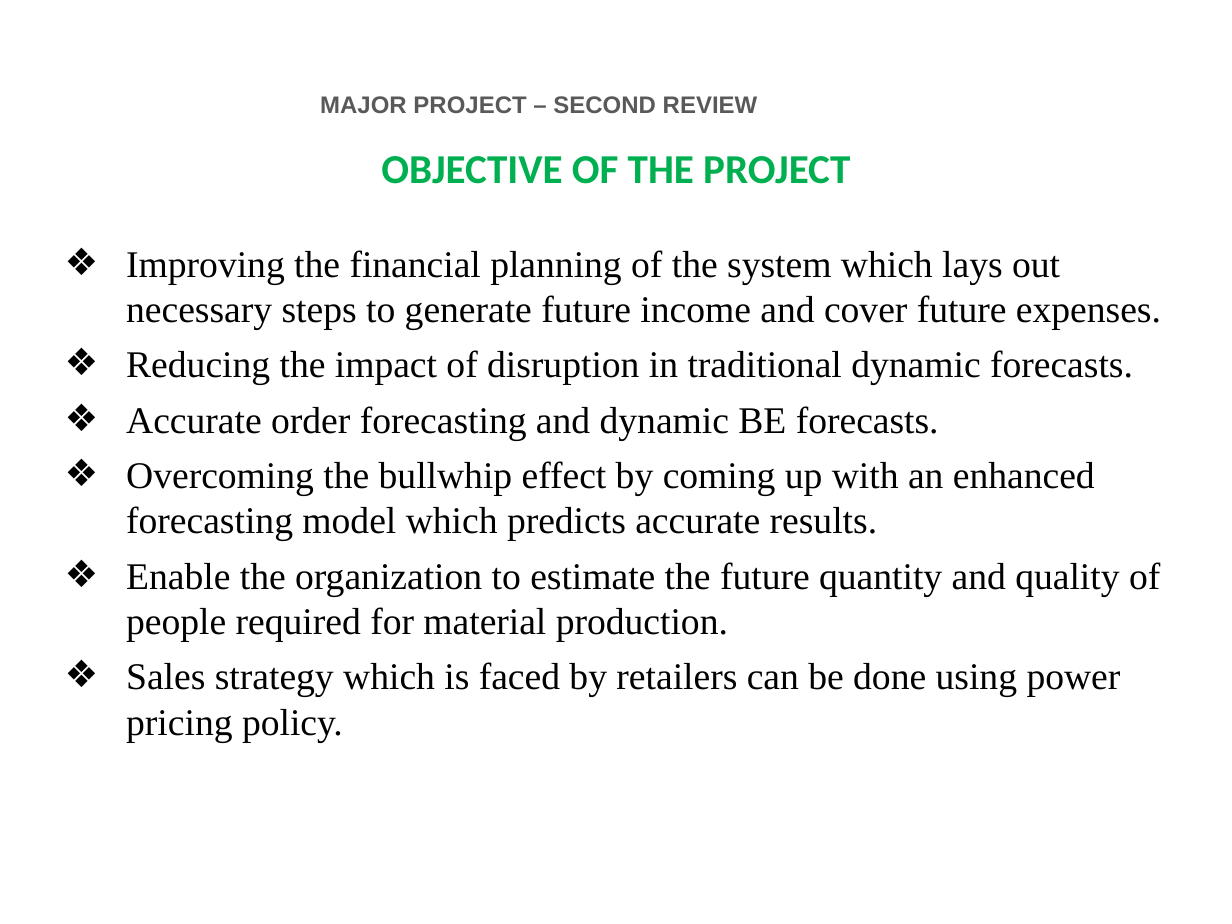
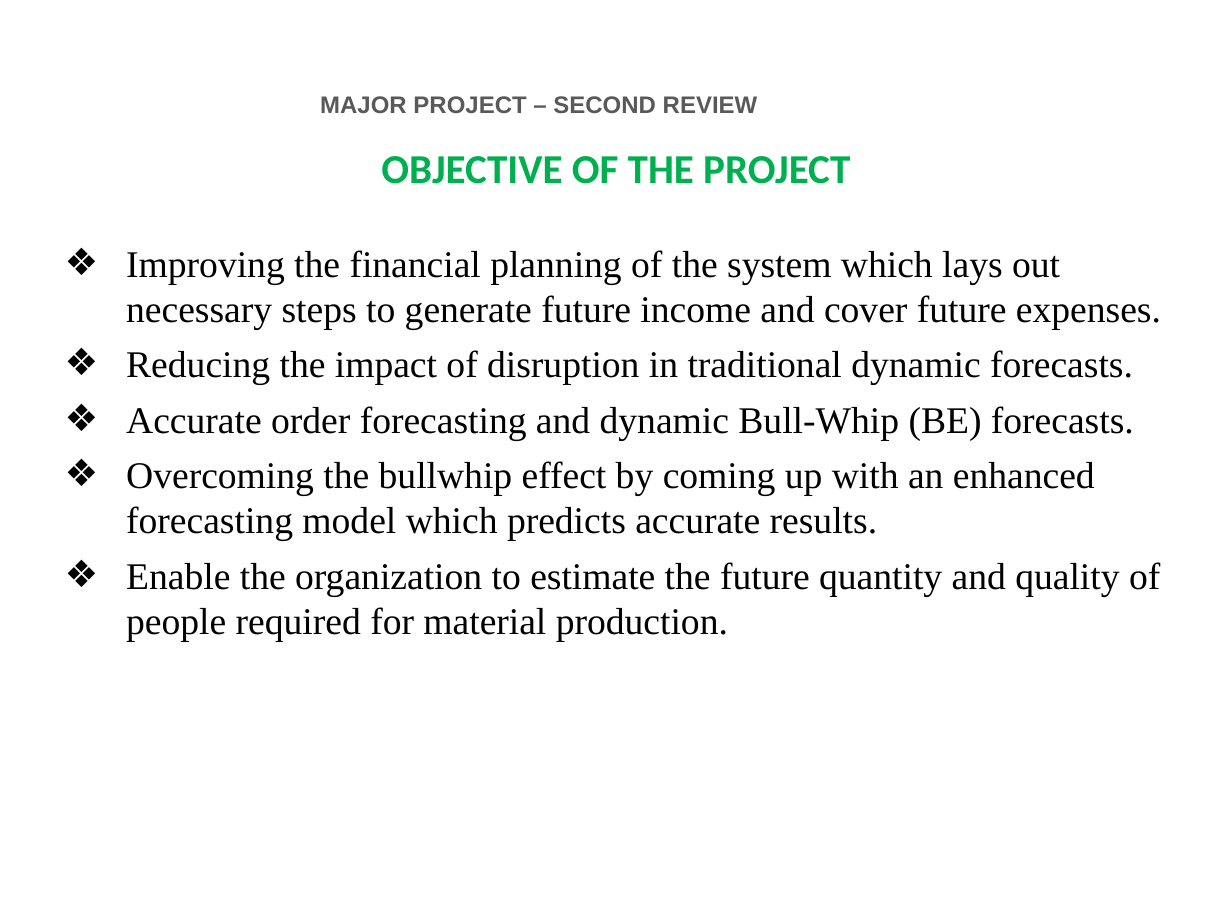
Before and after one commit to 24tarun/UG-project-Demand-Forecasting, a slide deck: slide 3 of FINAL_YEAR_PROJECT_PPT.pptx. Drawn at 1232x924 pixels with LibreOffice and Linux fonts; fonts in the diff are those of the drawing; background and template pictures are left out. Boxes give left, top, right and bottom in pixels: in the first picture for what was removed or moved away, otherwise in the second. Text is boxed around its words. In the diff, an @@ line names an element or a change of style, - is before the commit and + after.

```diff
--- a/FINAL_YEAR_PROJECT_PPT.pptx
+++ b/FINAL_YEAR_PROJECT_PPT.pptx
@@ text at (x1=126, y1=406, x2=1134, y2=441): text changed @@
-❖ Accurate order forecasting and dynamic BE forecasts.
+❖ Accurate order forecasting and dynamic Bull-Whip (BE) forecasts.
@@ text at (x1=126, y1=662, x2=1121, y2=742): paragraph removed @@
-❖ Sales strategy which is faced by retailers can be done using power pricing policy.
```
Also in this commit, not shown: 3 other slides changed, 5 slides added, 2 slides removed, 4 other files.
